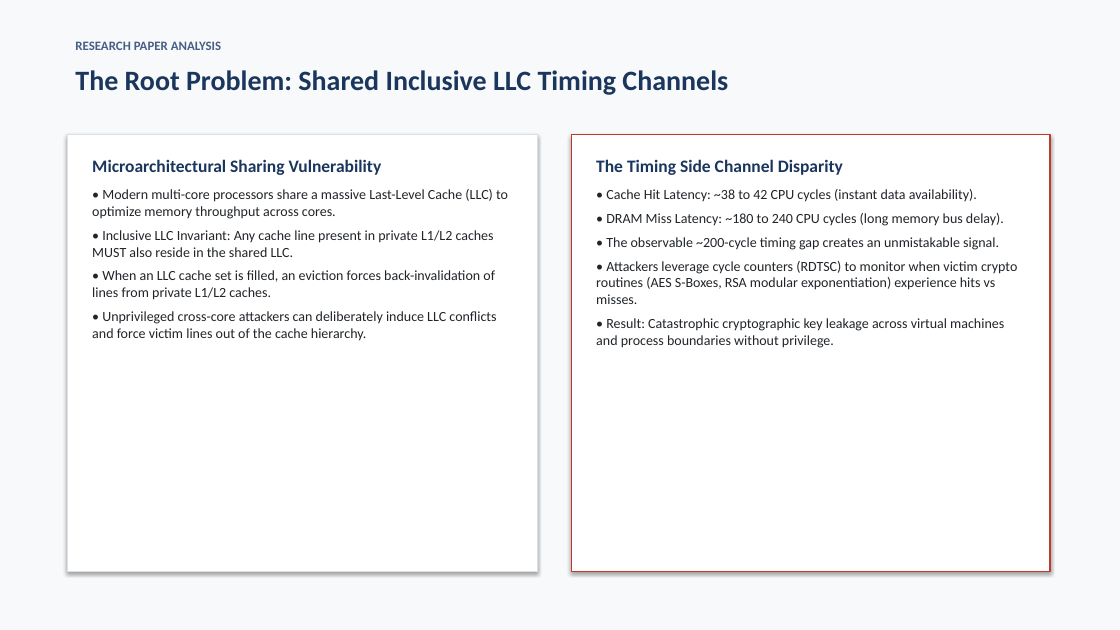
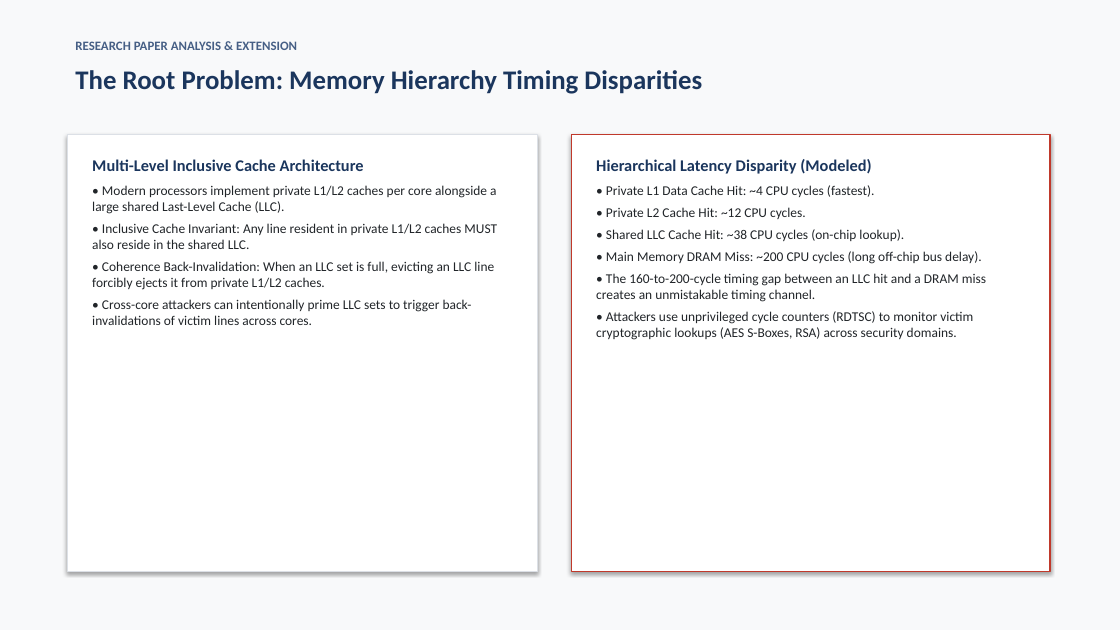
Before and after one commit to Sripadh16/IS-project, a slide deck: slide 2 of TreasureCache_Presentation.pptx. Drawn at 1120x630 pixels with LibreOffice and Linux fonts; fonts in the diff are those of the drawing. Boxes give left, top, right and bottom in pixels: in the first picture for what was removed or moved away, otherwise in the second. Text is boxed around its words. In the diff, an @@ line names an element or a change of style, - is before the commit and + after.

Commit message:
Refine Ada-EHB formal specification, multi-trial simulation stats, corrected buffer hit curves, and 15-slide deck

```diff
--- a/TreasureCache_Presentation.pptx
+++ b/TreasureCache_Presentation.pptx
@@ text at <box>75,41,297,50</box>: text changed @@
-RESEARCH PAPER ANALYSIS
+RESEARCH PAPER ANALYSIS & EXTENSION
@@ text at <box>75,70,702,94</box>: text changed; size 24 to 23 pt @@
-The Root Problem: Shared Inclusive LLC Timing Channels
+The Root Problem: Memory Hierarchy Timing Disparities
@@ text at <box>92,159,497,325</box>: text changed; size 12 to 11.5 pt @@
-Microarchitectural Sharing Vulnerability
-• Modern multi-core processors share a massive Last-Level Cache (LLC) to optimize memory throughput across cores.
-• Inclusive LLC Invariant: Any cache line present in private L1/L2 caches MUST also reside in the shared LLC.
-• When an LLC cache set is filled, an eviction forces back-invalidation of lines from private L1/L2 caches.
-• Unprivileged cross-core attackers can deliberately induce LLC conflicts and force victim lines out of the cache hierarchy.
+Multi-Level Inclusive Cache Architecture
+• Modern processors implement private L1/L2 caches per core alongside a large shared Last-Level Cache (LLC).
+• Inclusive Cache Invariant: Any line resident in private L1/L2 caches MUST also reside in the shared LLC.
+• Coherence Back-Invalidation: When an LLC set is full, evicting an LLC line forcibly ejects it from private L1/L2 caches.
+• Cross-core attackers can intentionally prime LLC sets to trigger back-invalidations of victim lines across cores.
@@ text at <box>596,159,986,340</box>: text changed; size 12 to 11.5 pt @@
-The Timing Side Channel Disparity
-• Cache Hit Latency: ~38 to 42 CPU cycles (instant data availability).
-• DRAM Miss Latency: ~180 to 240 CPU cycles (long memory bus delay).
-• The observable ~200-cycle timing gap creates an unmistakable signal.
-• Attackers leverage cycle counters (RDTSC) to monitor when victim crypto routines (AES S-Boxes, RSA modular exponentiation) experience hits vs misses.
-• Result: Catastrophic cryptographic key leakage across virtual machines and process boundaries without privilege.
+Hierarchical Latency Disparity (Modeled)
+• Private L1 Data Cache Hit: ~4 CPU cycles (fastest).
+• Private L2 Cache Hit: ~12 CPU cycles.
+• Shared LLC Cache Hit: ~38 CPU cycles (on-chip lookup).
+• Main Memory DRAM Miss: ~200 CPU cycles (long off-chip bus delay).
+• The 160-to-200-cycle timing gap between an LLC hit and a DRAM miss creates an unmistakable timing channel.
+• Attackers use unprivileged cycle counters (RDTSC) to monitor victim cryptographic lookups (AES S-Boxes, RSA) across security domains.
```
Also in this commit, not shown: 12 other slides changed, 2 slides added, 1 slide removed, 16 other files.
